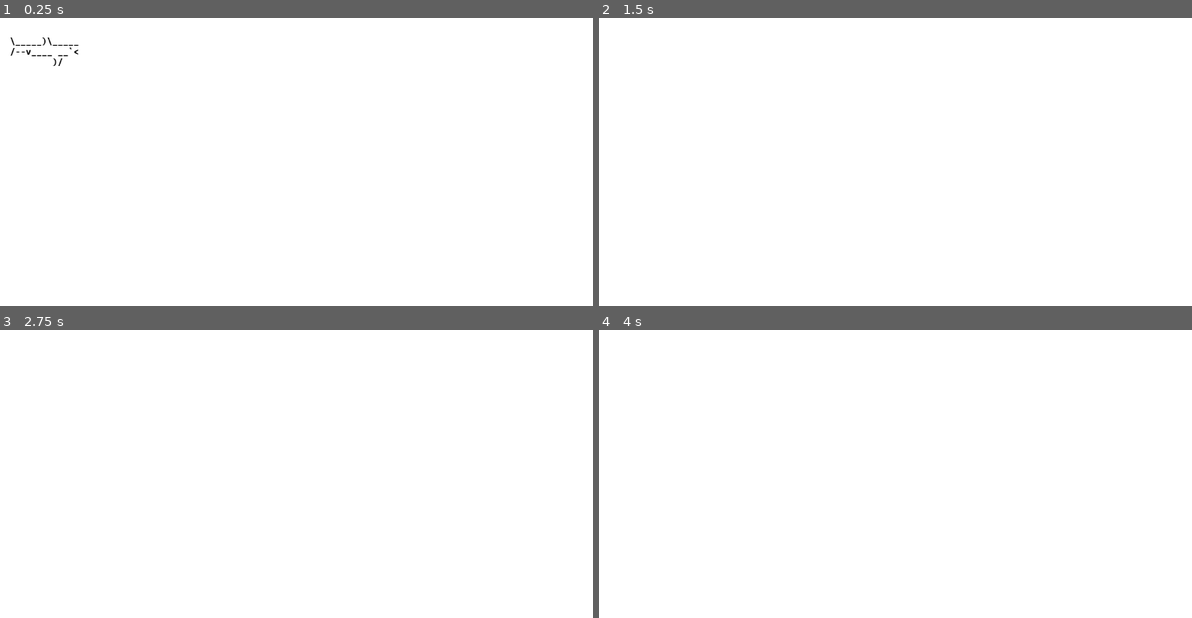
Above: before the commit, frames 1-4 (two rows, left to right).
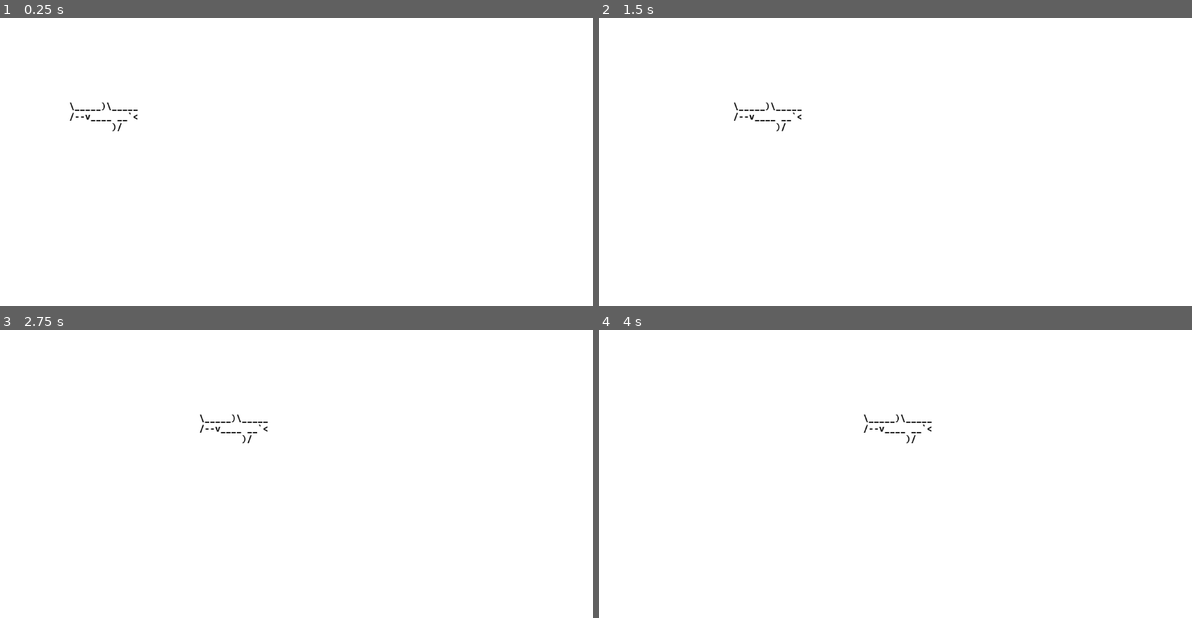
Above: after the commit, the same moments.

Repository: takumisegi/2D-Game-Project
Game: Godot game, scene res://Scene/shack_movement.tscn
The game is run twice, just before and just after one commit, with the same random seed, the same clock (stepped at 60 frames per second) and the same inputs. This scene is started directly instead of the project's main scene.
Inputs:
- Up to frame 1 (0.25 s): no input
- Up to frame 2 (1.5 s): tap Enter (ui_accept) at 0.5, 0.77 s; hold Right (ui_right) from 0.53 s (still down)
- Up to frame 3 (2.75 s): tap Enter (ui_accept) at 1.52 s; release Right (ui_right) at 2.03 s; hold Left (ui_left) from 2.03 s (still down)
- Up to frame 4 (4 s): release Left (ui_left) at 2.78 s; hold Right (ui_right) from 2.78 s (still down); tap Enter (ui_accept) at 3.02, 3.77 s

The runs differ from the first frame. In frame 1, 0.3% of the frame differs, in the area x 1-24%, y 6-40%; in frame 2, 0.2%; in frame 3, 0.2%; in frame 4, 0.2%.

Commit message:
shack trun around when collistion with wall

Diff:
--- a/2d-game-project/Scene/main scene.tscn
+++ b/2d-game-project/Scene/main scene.tscn
@@ -23,3 +23,4 @@
 position = Vector2(486, 504)
 
 [node name="Camera2D" type="Camera2D" parent="."]
+position = Vector2(577, 325)
--- a/2d-game-project/Scene/shack_movement.tscn
+++ b/2d-game-project/Scene/shack_movement.tscn
@@ -8,8 +8,7 @@
 height = 134.0
 
 [node name="shack" type="CharacterBody2D"]
-position = Vector2(-104, -154)
-script = ExtResource("1_b0wj8")
+script = ExtResource("1_37mt0")
 
 [node name="DeepSeaPanic-assets-shark-v01" type="Sprite2D" parent="."]
 position = Vector2(188, 201)
@@ -19,3 +18,11 @@
 position = Vector2(187, 201)
 rotation = 4.71239
 shape = SubResource("CapsuleShape2D_76hkr")
+
+[node name="RayCast right" type="RayCast2D" parent="."]
+position = Vector2(187, 199)
+target_position = Vector2(80, 1)
+
+[node name="RayCast left" type="RayCast2D" parent="."]
+position = Vector2(187, 199)
+target_position = Vector2(-79, 0)
--- a/2d-game-project/Scripts/shack_movement.gd
+++ b/2d-game-project/Scripts/shack_movement.gd
@@ -1,23 +1,21 @@
 extends CharacterBody2D
 
+const Speed = 100
 
-var speed = 60
+var direction = 1
 
-var facing_right = true
+@onready var ray_cast_right = $"RayCast right"
+@onready var ray_cast_left = $"RayCast left"
+@onready var shack_sprite = $"DeepSeaPanic-assets-shark-v01"
 
-func _physics_process(delta: float) -> void:
-	# Add the gravity.
-	if not is_on_floor():
-		velocity += get_gravity() * delta
+func _process(delta):
+	position.x += direction * Speed * delta
+	if ray_cast_left.is_colliding():
+		direction = -1
+		shack_sprite.flip_h = true
+	if ray_cast_left.is_colliding():
+		direction = 1
+		shack_sprite.flip_h = false
 
-	velocity.x = speed
+
 	move_and_slide()
-
-func flip():
-	facing_right = !facing_right
-
-	scale.x = abs(scale.x) * -1
-	if facing_right:
-		speed = abs(speed)
-	else:
-		speed = abs(speed) * -1
Not shown: 1 places in 2d-game-project/Scene/shack_movement.tscn that only renumber resources
